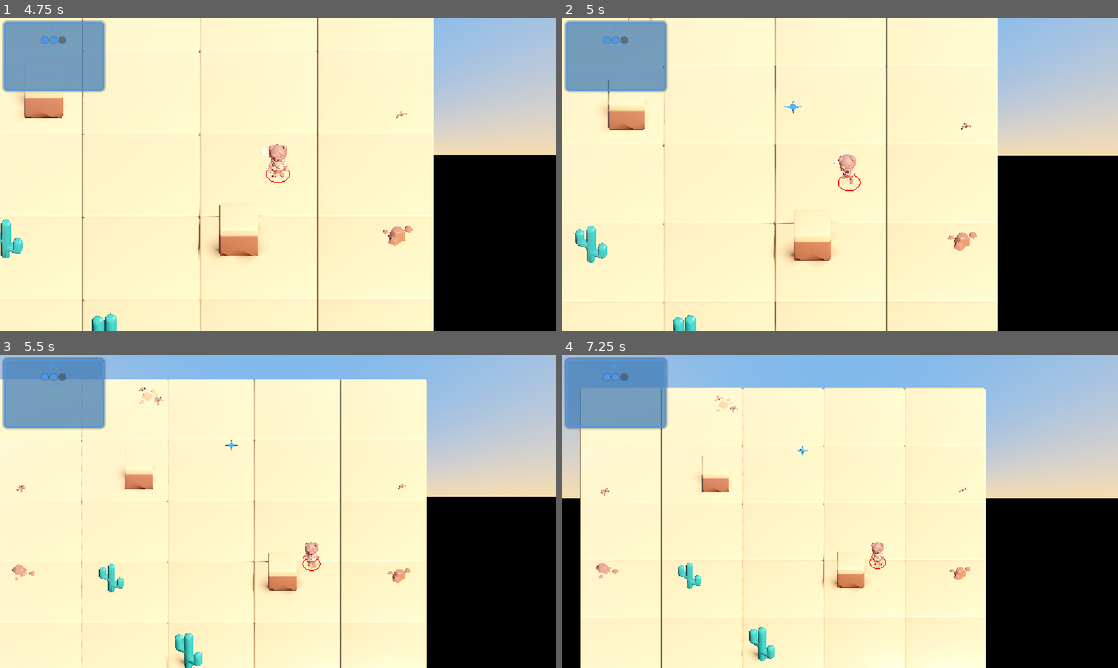
Above: before the commit, frames 1-4 (two rows, left to right).
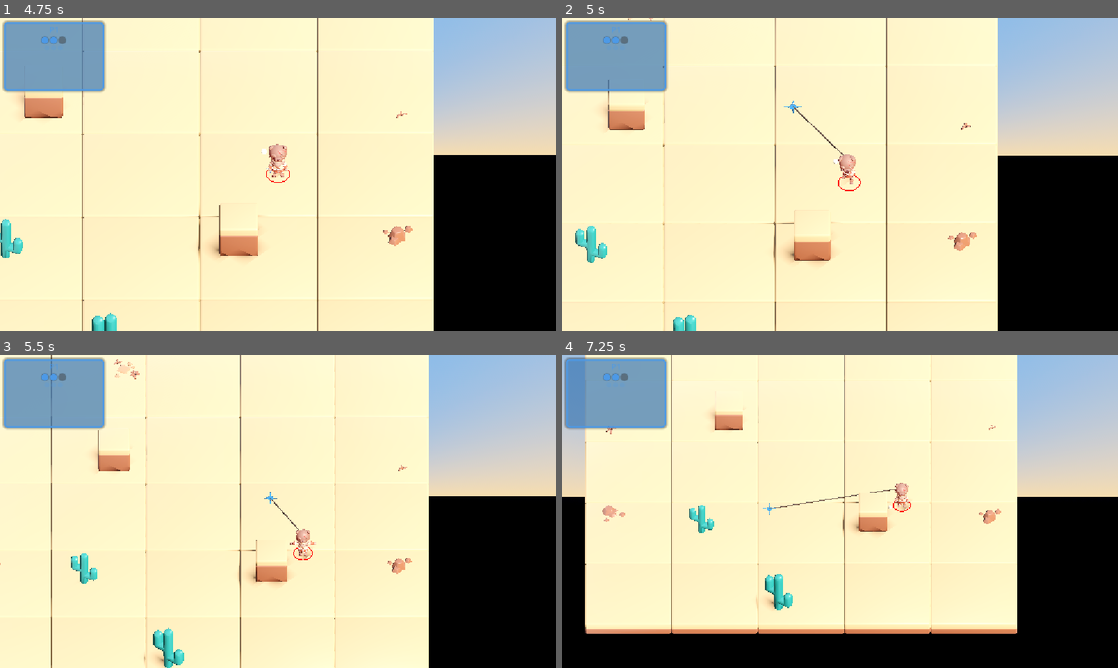
Above: after the commit, the same moments.

Repository: haotsai101/ropedart-arena
Game: Godot game, scene res://tests/test_player_map_boundary.tscn
Same seed, same stepped clock (60 frames per second), same inputs: the game is played once before the commit and once after it. This scene is started directly instead of the project's main scene.
Inputs (mouse positions are in pixels of both pictures, inside the frame that each line leads up to):
- Up to frame 1 (4.75 s): tap Enter (ui_accept) at 0.5, 0.77, 2, 3.77 s; move the mouse to (250, 237) at 0.52 s; hold Up (ui_up) 0.53-1.25 s; tap B at 0.6 s; click (250, 237) at 0.67 s; drag from (444, 221) to (250, 237) at 1.27 s; move the mouse to (111, 127) at 2.02 s; hold Left (ui_left) 2.03-2.75 s; tap R at 2.1 s; drag from (305, 174) to (111, 127) at 2.77 s; move the mouse to (194, 96) at 3.52 s; hold Down (ui_down) 3.53-4.25 s; tap Backspace at 3.6 s; drag from (400, 158) to (194, 96) at 4.27 s
- Up to frame 2 (5 s): no input
- Up to frame 3 (5.5 s): move the mouse to (166, 527) at 5.02 s; hold Up (ui_up) from 5.03 s (still down); hold Shift from 5.03 s (still down); click (166, 527) at 5.17 s
- Up to frame 4 (7.25 s): release Up (ui_up) at 5.75 s; release Shift at 5.75 s; drag from (895, 442) to (728, 527) at 5.77 s; move the mouse to (812, 574) at 6.52 s; hold Right (ui_right) from 6.53 s (still down); tap B at 6.6 s; tap Enter (ui_accept) at 6.77 s

Frame 1 is identical in both runs. In frame 2, less than 0.1% of the frame differs, in the area x 41-51%, y 28-44%; in frame 3, 11%; in frame 4, 26%, in the area x 0-100%, y 0-100%.

Commit message:
feat: replace thrown dagger with a tethered rope dart weapon
Full weapon replacement, not a reskin: throw the dart, it flies
FLYING -> ANCHORED (hits a player/obstacle/boundary/max-range, same
swept-rect stop logic as the old dagger), and can now be actively
recalled by pressing throw again (-> RECALLING, pulls back toward the
owner's current position) instead of only retrievable by walking over
it. A rope mesh is drawn from the owner's hand to the dart head every
frame in every state.

Hit resolution now distinguishes head vs. body: a tight radius at the
top of the target's capsule is a lethal head hit (kill(), same as the
old dagger economy); anywhere else along the capsule is a non-lethal
"clothesline" (trip()'s existing freeze-then-slow stagger). Either
kind of hit anchors the dart at the point of contact.

Threw Spell_Simple_Shoot on throw and Sword_Attack/Punch_Jab on melee
were already retargeted from UAL1_Standard in a prior commit; this
adds a 4th retargeted clip (Push, imported name for UAL's "Push_Loop"
-- Godot's glTF importer strips the _Loop suffix the same way it does
for KayKit's own clips) as the recall animation, looped for the
duration of an active recall via a new _is_recalling flag (a looping
clip needs an explicit end condition, unlike the one-shot action clips
which just rely on AnimationPlayer.is_playing() going false).

dagger.gd/dagger.tscn retired; player.tscn now points at the existing
rope_dart.tscn (already in the repo from before the dagger migration,
reused as-is -- same script/scene wiring, natural rope-colored
material already authored). Also fixes an unrelated "seed" local
variable shadowing the GDScript builtin.

Co-Authored-By: Claude Sonnet 5 <noreply@anthropic.com>
Claude-Session: https://claude.ai/code/session_019aCxs6gZU2bEG9ijQUiYXu

Diff:
--- a/scenes/dagger.tscn
+++ /dev/null
@@ -1,11 +0,0 @@
-[gd_scene load_steps=3 format=3 uid="uid://dagger_scene_01"]
-
-[ext_resource type="Script" path="res://scripts/dagger.gd" id="1"]
-[ext_resource type="PackedScene" path="res://assets/characters/dart_head.glb" id="2"]
-
-[node name="Dagger" type="Node3D"]
-script = ExtResource("1")
-
-[node name="Head" type="Node3D" parent="."]
-
-[node name="DartHeadInstance" parent="Head" instance=ExtResource("2")]
--- a/scenes/player.tscn
+++ b/scenes/player.tscn
@@ -1,7 +1,7 @@
 [gd_scene format=3 uid="uid://c5ptlxswbqu2s"]
 
 [ext_resource type="Script" uid="uid://vxgbjq1ea8n7" path="res://scripts/player.gd" id="1_player"]
-[ext_resource type="PackedScene" path="res://scenes/dagger.tscn" id="2_dart"]
+[ext_resource type="PackedScene" path="res://scenes/rope_dart.tscn" id="2_dart"]
 [sub_resource type="CapsuleShape3D" id="PlayerShape"]
 radius = 0.4
 height = 1.2
--- a/scripts/player.gd
+++ b/scripts/player.gd
@@ -88,6 +88,14 @@
 var is_network_controlled: bool = false  # true when a remote peer drives this player
 
 var _prev_throw: bool = false
+## True for the duration of an active rope dart recall -- see the throw-again
+## branch in _physics_process() and _on_dart_returned(). Drives the "Push"
+## animation override in _process() (a looping clip -- note the imported name
+## has its "_Loop" suffix stripped by Godot's glTF importer, same as it does
+## for KayKit's own clips, see ANIM_SOURCES' comment -- so unlike the one-shot
+## action clips it needs an explicit end condition rather than relying on
+## AnimationPlayer.is_playing() going false on its own).
+var _is_recalling: bool = false
 var _respawn_timer: SceneTreeTimer = null
 ## One duplicated material per mesh part of the character (arms/body/head/
 ## legs/accessories) — KayKit characters are fully textured, so player-color
@@ -421,11 +429,16 @@
 	# Dash takes priority over the is_moving check — while dashing we're moving
 	# far faster than a walk, so cut straight to the run clip regardless of the
 	# (dash-excluded) is_moving state used for Walk/Idle and the procedural bob.
-	# A one-shot action clip (kicking / getting kicked) gets to finish playing
-	# first -- otherwise this per-frame selection would stomp it within a
-	# single frame of it starting, since nothing here else calls _play_anim().
+	# A one-shot action clip (throw/slash/kick) gets to finish playing first --
+	# otherwise this per-frame selection would stomp it within a single frame
+	# of it starting, since nothing here else calls _play_anim(). Recall is a
+	# separate override since "Push" is a looping clip -- is_playing() never
+	# goes false on its own, so it needs the explicit _is_recalling flag
+	# (cleared in _on_dart_returned()) as its end condition instead.
 	var action_playing: bool = _anim_player != null and _current_anim in ONE_SHOT_ACTION_CLIPS and _anim_player.is_playing()
-	if action_playing:
+	if _is_recalling:
+		_play_anim("Push")
+	elif action_playing:
 		pass
 	elif _is_dashing:
 		_play_anim("Running_A")
@@ -595,26 +608,32 @@
 		aim_dir = move_input.normalized()
 	aim_indicator.position = Vector3(aim_dir.x, 0.0, aim_dir.y) * 1.2
 
-	# --- Throw / charge logic ---
-	# No rope to recall anymore: a dagger is either still in flight or lying
-	# on the ground wherever it landed, and getting it back means walking
-	# over to it (see dagger.gd's LANDED state) — pressing throw again while
-	# dart != null just does nothing, whether it's flying or already landed.
+	# --- Throw / charge / recall logic ---
+	# The rope dart stays tethered: pressing throw again while it's still out
+	# (flying or anchored) recalls it instead of doing nothing, on top of the
+	# existing walk-over-to-pick-up (see rope_dart.gd's recall()/pickup_radius).
 	if is_bot and bot_controller != null:
-		# Bots use a one-shot flag; throw immediately at difficulty-based ratio
+		# Bots use a one-shot flag; throw immediately at difficulty-based ratio.
+		# Bots don't actively recall -- they retrieve by walking over it, same
+		# as before, keeping their AI simple.
 		if bot_controller.get_desired_throw() and dart == null:
 			var diff: int = clamp(bot_controller.difficulty, 0, BOT_CHARGE_RATIOS.size() - 1)
 			var bot_ratio: float = float(BOT_CHARGE_RATIOS[diff])
 			_throw(bot_ratio)
 	else:
-		# Human players: hold to charge, release to fire
+		# Human players: hold to charge, release to fire; a tap while the dart
+		# is already out recalls it instead.
 		var throw_just_pressed: bool = throw_held and not _prev_throw
 		var throw_just_released: bool = not throw_held and _prev_throw
 		_prev_throw = throw_held
 
-		if throw_just_pressed and dart == null:
-			_is_charging = true
-			_charge_time = 0.0
+		if throw_just_pressed:
+			if dart == null:
+				_is_charging = true
+				_charge_time = 0.0
+			elif dart.has_method("recall"):
+				dart.recall()
+				_is_recalling = true
 
 		if _is_charging:
 			if throw_held:
@@ -867,6 +886,7 @@
 	_prev_throw = false
 	_is_charging = false
 	_charge_time = 0.0
+	_is_recalling = false
 	_trip_timer = 0.0
 	_slow_timer = 0.0
 	_is_tripped = false
@@ -893,3 +913,4 @@
 
 func _on_dart_returned() -> void:
 	dart = null
+	_is_recalling = false
--- a/scripts/dagger.gd
+++ b/scripts/rope_dart.gd
@@ -1,29 +1,49 @@
 extends Node3D
-## Thrown dagger: FLYING → LANDED. All positions are 2D (XZ plane); 3D mesh
-## rebuilt each frame for lighting. Kill detection uses 2D math — no physics
-## collision shapes needed for that; obstacles use a simple 2D swept-rect
-## test against their footprint (see _get_swept_hit_obstacle), same as the
-## old rope dart's EXTENDING state used.
+## Thrown rope dart: FLYING → ANCHORED → (optionally) RECALLING. All positions
+## are 2D (XZ plane); 3D mesh rebuilt each frame for lighting. Kill/hit
+## detection uses 2D math — no physics collision shapes needed for that;
+## obstacles use a simple 2D swept-rect test against their footprint (see
+## _get_swept_hit_obstacle) — this obstacle/boundary-stop logic is carried
+## over unchanged from the previous straight-thrown-dagger weapon, which is
+## current codebase, not the old (discarded) rope dart design.
 ##
-## Once thrown, a dagger flies in a straight line until it hits a player, an
-## obstacle, the arena boundary, or its own max range, then lands and sits
-## there until its owner walks back over it. There's no rope and no
-## retrieval-by-recall — getting your dagger back means walking to wherever
-## it landed, which is the whole point: committing to a throw is a real risk.
-
-enum State { FLYING, LANDED }
+## Unlike that dagger, this weapon stays tethered: a rope is drawn from the
+## owner's hand to the head every frame in every state, and the owner can
+## actively recall it (see recall()) from anywhere -- flying or anchored --
+## instead of only retrieving it by walking over it (still also supported;
+## walking within pickup_radius always retrieves it too).
+##
+## Hit resolution distinguishes head vs. body: a head hit (tight radius right
+## at the top of the target's capsule) is an instant kill, same as the old
+## dagger's economy. A body hit is a non-lethal "clothesline" -- trip()'s
+## existing freeze-then-slow stagger. Either kind of hit anchors the dart at
+## the point of contact, same as hitting an obstacle or the arena boundary.
+
+enum State { FLYING, ANCHORED, RECALLING }
 
 @export var travel_speed: float = 18.0
 @export var max_range: float = 7.0
 ## Extra offset added to owner_player.global_position.y (the player's FEET —
 ## KayKit character meshes are authored feet-at-local-origin and added to
-## the CharacterBody3D with no position offset) to get the dagger's render
+## the CharacterBody3D with no position offset) to get the dart's render
 ## height. 1.1 lands it roughly at hand/chest height while flying.
 @export var visual_height: float = 1.1
 @export var hit_radius: float = 0.6  # matches the character's outstretched arm/leg reach (~0.79 at max swing), not just body radius (~0.48)
+## Tight radius around the capsule's top point only -- a hit inside this is a
+## head hit (kill); anywhere else within hit_radius along the capsule is a
+## body hit (clothesline).
+@export var head_hit_radius: float = 0.35
 @export var arena_half: float = 14.5
-## How close the owner needs to walk to a landed dagger to pick it back up.
+## How close the owner needs to be (walking up, or via recall) to reclaim the dart.
 @export var pickup_radius: float = 0.9
+## Recall is deliberately faster than the base throw speed -- pulling it back
+## in should feel snappier than the outbound throw, especially since charged
+## throws can nearly double travel_speed on the way out.
+@export var recall_speed: float = 24.0
+## Height above the owner's feet the rope's near end is drawn from --
+## approximates hand height without needing to reach into the owner's actual
+## hand-bone attachment (see player.gd's _setup_dagger_in_hand()).
+@export var rope_hand_height: float = 1.0
 
 ## Baseline values used to compute charged-throw speed and range.
 const BASE_SPEED: float = 18.0
@@ -50,6 +70,7 @@
 var charge_ratio: float = 0.0
 
 @onready var head_mesh: Node3D = $Head
+@onready var rope_mesh: MeshInstance3D = $Rope
 
 
 func launch(player: Node3D, from_2d: Vector2, aim: Vector2, ratio: float = 0.0) -> void:
@@ -61,10 +82,10 @@
 	# Scale speed and range linearly: min charge = baseline, max charge = 2×
 	travel_speed = BASE_SPEED * lerp(1.0, 2.0, ratio)
 	max_range = BASE_MAX_RANGE * lerp(1.0, 2.0, ratio)
-	# Larger dagger mesh at higher charge gives instant visual feedback on launch
+	# Larger dart mesh at higher charge gives instant visual feedback on launch
 	head_mesh.scale = Vector3.ONE * lerp(1.0, 1.5, ratio)
 
-	# Tint dagger to player's color
+	# Tint dart + rope to player's color
 	var head_mi: MeshInstance3D = head_mesh as MeshInstance3D
 	if head_mi == null:
 		# GLB head is a Node3D wrapping a MeshInstance3D child — find by type
@@ -85,9 +106,20 @@
 			tinted.emission_enabled = true
 			tinted.emission = owner_player.player_color * 0.4
 			head_mi.set_surface_override_material(0, tinted)
+	# Rope keeps its own authored material (natural rope color, see
+	# rope_dart.tscn) rather than being player-tinted like the blade --
+	# the head is what identifies whose dart it is.
 
 	state = State.FLYING
 	add_to_group("darts")
+
+
+## Called by the owner (pressing throw again while the dart is out) to pull
+## it back regardless of whether it's still flying or already anchored.
+## No-op while already recalling.
+func recall() -> void:
+	if state != State.RECALLING:
+		state = State.RECALLING
 
 
 func _physics_process(delta: float) -> void:
@@ -100,17 +132,17 @@
 			var prev_head_2d: Vector2 = head_2d
 			head_2d += dir_2d * travel_speed * delta
 			if _check_hits():
-				_land()
+				_anchor()
 				_render()
 				return
-			# Land at the arena boundary walls
+			# Anchor at the arena boundary walls
 			if absf(head_2d.x) >= arena_half or absf(head_2d.y) >= arena_half:
 				head_2d.x = clampf(head_2d.x, -arena_half, arena_half)
 				head_2d.y = clampf(head_2d.y, -arena_half, arena_half)
-				_land()
+				_anchor()
 			else:
 				# Swept segment-vs-rect test (prev_head_2d -> head_2d) instead of
-				# point-sampling the new position — a fast dagger can move ~0.5+
+				# point-sampling the new position — a fast dart can move ~0.5+
 				# units per tick, which is thin enough to tunnel through a pillar
 				# footprint if only the endpoint is tested.
 				var obs_hit: Variant = _get_swept_hit_obstacle(prev_head_2d, head_2d)
@@ -119,20 +151,27 @@
 					var hit_obs: Node = hit_dict.get("obstacle")
 					var hit_point: Vector2 = hit_dict.get("point")
 					head_2d = _snap_to_rect_edge(hit_point, hit_obs.get_rect_2d())
-					_land()
+					_anchor()
 				elif head_2d.distance_to(origin_2d) >= max_range:
-					_land()
-
-		State.LANDED:
+					_anchor()
+
+		State.ANCHORED:
 			if owner_player.get_pos_2d().distance_to(head_2d) < pickup_radius:
 				_pick_up()
 				return
 
+		State.RECALLING:
+			var to_owner: Vector2 = owner_player.get_pos_2d() - head_2d
+			if to_owner.length() < pickup_radius:
+				_pick_up()
+				return
+			head_2d += to_owner.normalized() * recall_speed * delta
+
 	_render()
 
 
-func _land() -> void:
-	state = State.LANDED
+func _anchor() -> void:
+	state = State.ANCHORED
 
 
 func _pick_up() -> void:
@@ -149,14 +188,18 @@
 		if body == owner_player or body.is_dead:
 			continue
 		var base: Vector2 = body.get_pos_2d()
-		if _seg_dist(head_2d, base, _capsule_top(base)) < hit_radius:
-			body.kill()
+		var top: Vector2 = _capsule_top(base)
+		if _seg_dist(head_2d, base, top) < hit_radius:
+			if head_2d.distance_to(top) < head_hit_radius:
+				body.kill()
+			else:
+				body.trip()
 			hit = true
 	return hit
 
 
 func _get_swept_hit_obstacle(prev: Vector2, cur: Vector2) -> Variant:
-	## Swept segment-vs-rect test across every obstacle for the dagger's
+	## Swept segment-vs-rect test across every obstacle for the dart's
 	## motion this frame (prev -> cur). Returns {"obstacle": Node, "point":
 	## Vector2} for the obstacle hit closest to prev (smallest t), or null.
 	var best_obs: Node = null
@@ -242,8 +285,33 @@
 func _render() -> void:
 	if not is_instance_valid(owner_player):
 		return
-	# Sits a little lower once landed, to read as planted/stuck rather than
+	# Sits a little lower once anchored, to read as planted/stuck rather than
 	# floating at the same height it flew at.
 	var height: float = visual_height if state == State.FLYING else visual_height * 0.25
 	var mid_y: float = owner_player.global_position.y + height
 	head_mesh.global_position = Vector3(head_2d.x, mid_y, head_2d.y)
+	_update_rope()
+
+
+func _update_rope() -> void:
+	var owner_pos_2d: Vector2 = owner_player.get_pos_2d()
+	var from: Vector3 = Vector3(owner_pos_2d.x, owner_player.global_position.y + rope_hand_height, owner_pos_2d.y)
+	var to: Vector3 = head_mesh.global_position
+	var diff: Vector3 = to - from
+	var length: float = diff.length()
+	if length < 0.05:
+		rope_mesh.visible = false
+		return
+	rope_mesh.visible = true
+	var y_axis: Vector3 = diff / length
+	# Any vector not parallel to y_axis works as a basis seed for building an
+	# orthonormal frame around it; UP fails only when the rope points
+	# (near-)vertically, which never happens here since both endpoints share
+	# roughly the same height band, but guard it anyway.
+	var basis_seed: Vector3 = Vector3.RIGHT if absf(y_axis.dot(Vector3.UP)) > 0.99 else Vector3.UP
+	var x_axis: Vector3 = basis_seed.cross(y_axis).normalized()
+	var z_axis: Vector3 = x_axis.cross(y_axis).normalized()
+	# CylinderMesh's unit height runs along local Y -- encode the stretch
+	# directly into that basis column rather than touching .scale separately,
+	# so this single assignment can't fight with any other transform write.
+	rope_mesh.global_transform = Transform3D(Basis(x_axis, y_axis * length, z_axis), (from + to) * 0.5)
Binary file changed: assets/animations/combat_moves.glb
Not shown, removed: scripts/dagger.gd.uid
Not shown, added: scripts/rope_dart.gd.uid
